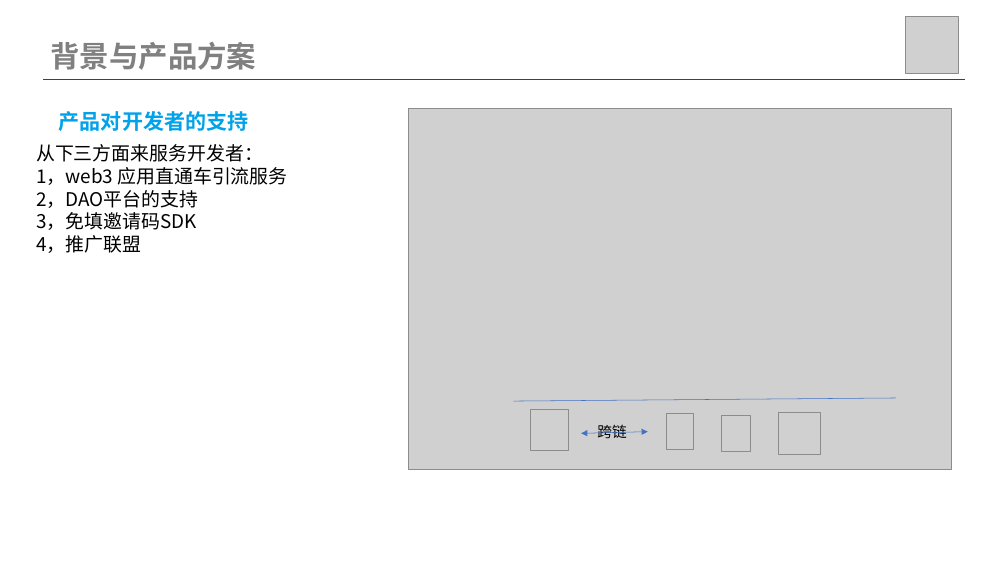
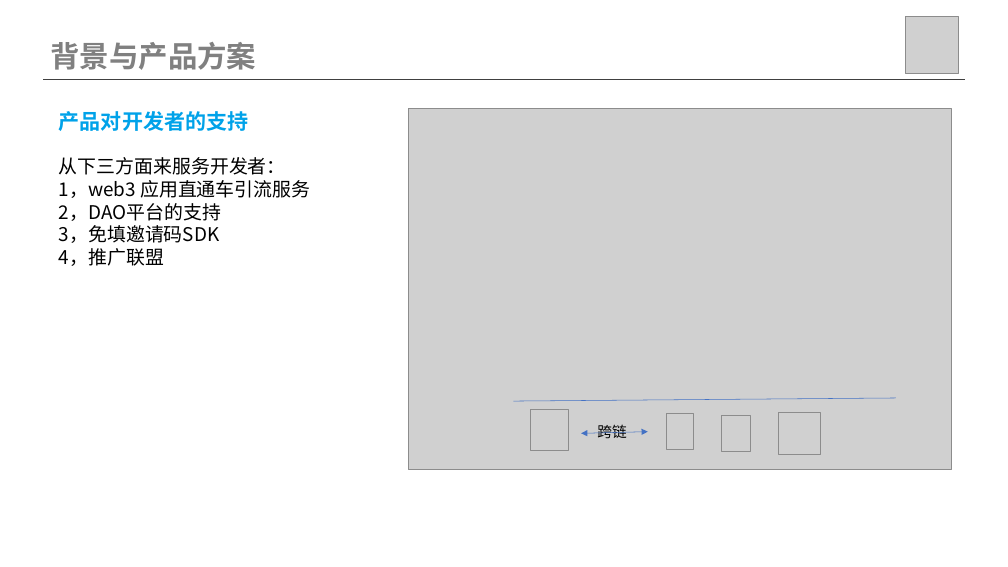
Before and after one commit to web3pioneer/octopus, a slide deck: slide 8 of doc/抗审查的Web3入口.pptx. Drawn at 1008x567 pixels with LibreOffice and Linux fonts; fonts in the diff are those of the drawing; grey boxes stand for pictures. Boxes give left, top, right and bottom in pixels: in the first picture for what was removed or moved away, otherwise in the second. Text is boxed around its words. In the diff, an @@ line names an element or a change of style, - is before the commit and + after.

```diff
--- a/doc/抗审查的Web3入口.pptx
+++ b/doc/抗审查的Web3入口.pptx
@@ text "从下三方面来服务开发者：": place and size @@
-text "从下三方面来服务开发者：" at [36, 144, 288, 253]
+text "从下三方面来服务开发者：" at [59, 157, 310, 266]
```
Also in this commit, not shown: 2 other slides changed, 3 other files.
